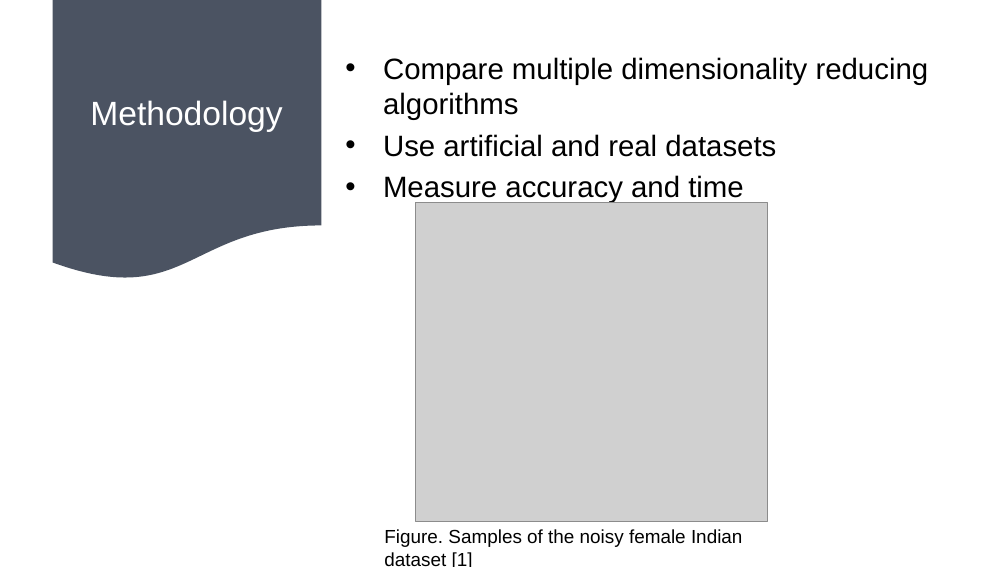
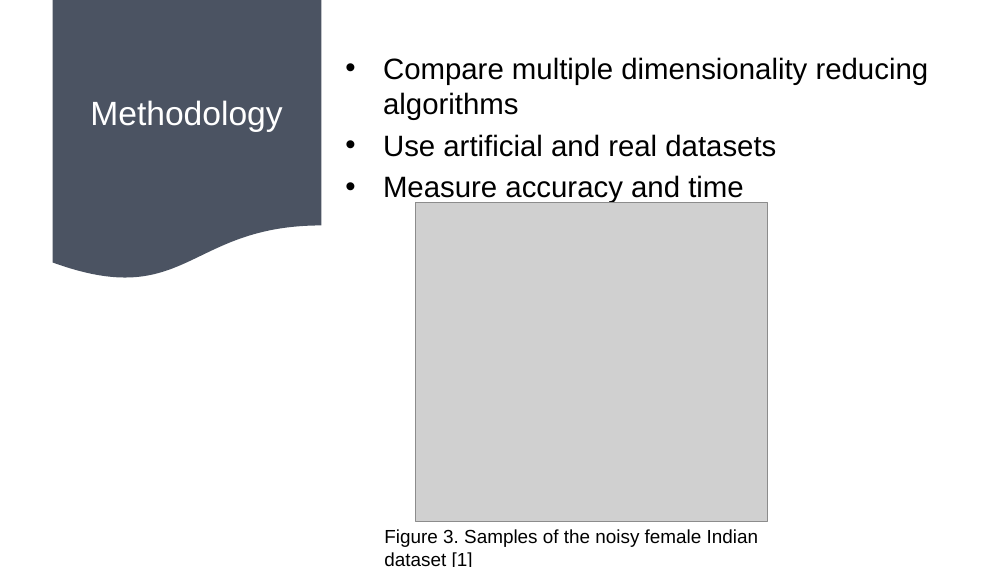
Before and after one commit to satyam04sharma/CECS-550---Survey-Paper, a slide deck: slide 7 of LDA Presentation CECS 550.pptx. Drawn at 1008x567 pixels with LibreOffice and Linux fonts; fonts in the diff are those of the drawing; grey boxes stand for pictures. Boxes give left, top, right and bottom in pixels: in the first picture for what was removed or moved away, otherwise in the second. Text is boxed around its words. In the diff, an @@ line names an element or a change of style, - is before the commit and + after.

```diff
--- a/LDA Presentation CECS 550.pptx
+++ b/LDA Presentation CECS 550.pptx
@@ text at [384, 529, 758, 567]: text changed @@
-Figure. Samples of the noisy female Indian dataset [1]
+Figure 3. Samples of the noisy female Indian dataset [1]
```
Also in this commit, not shown: 5 other slides changed, 1 slide added.
